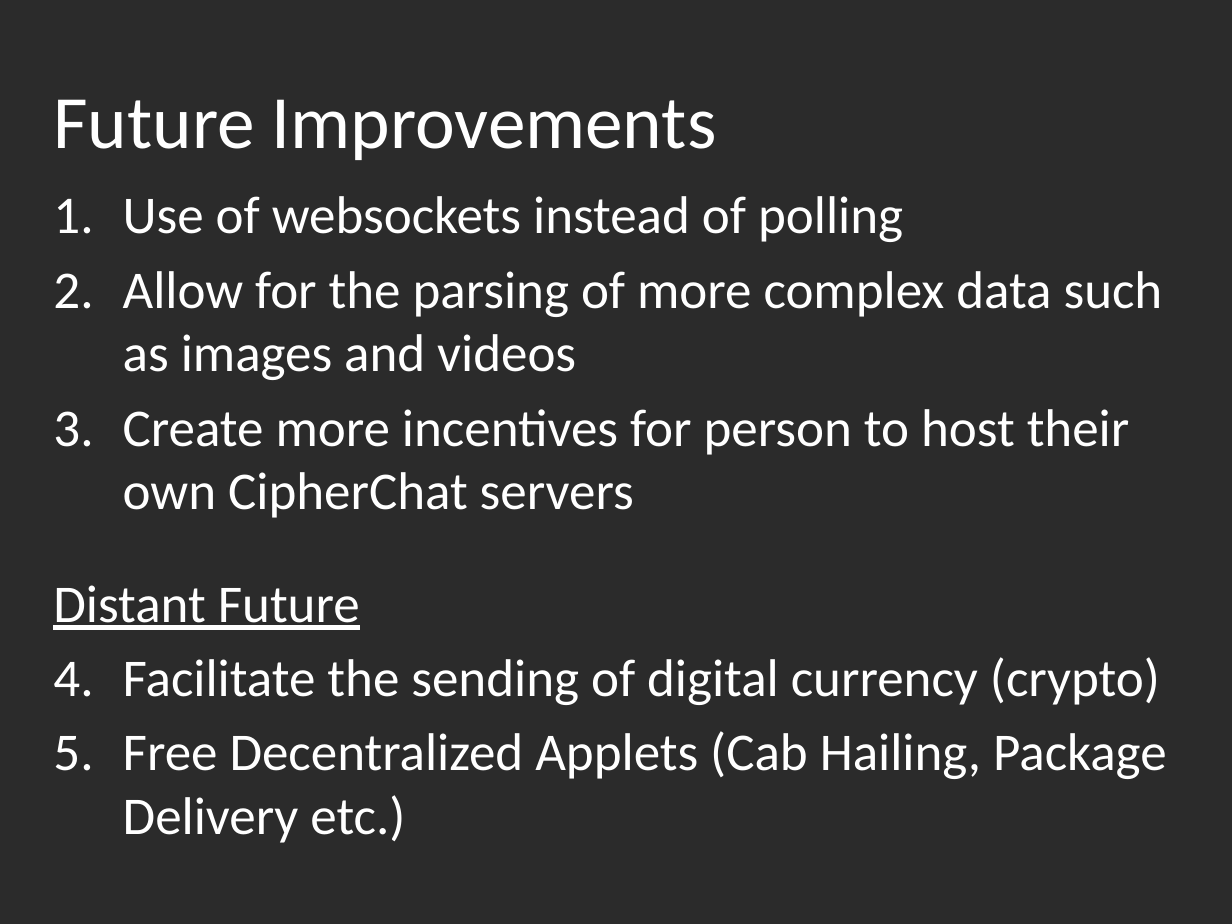
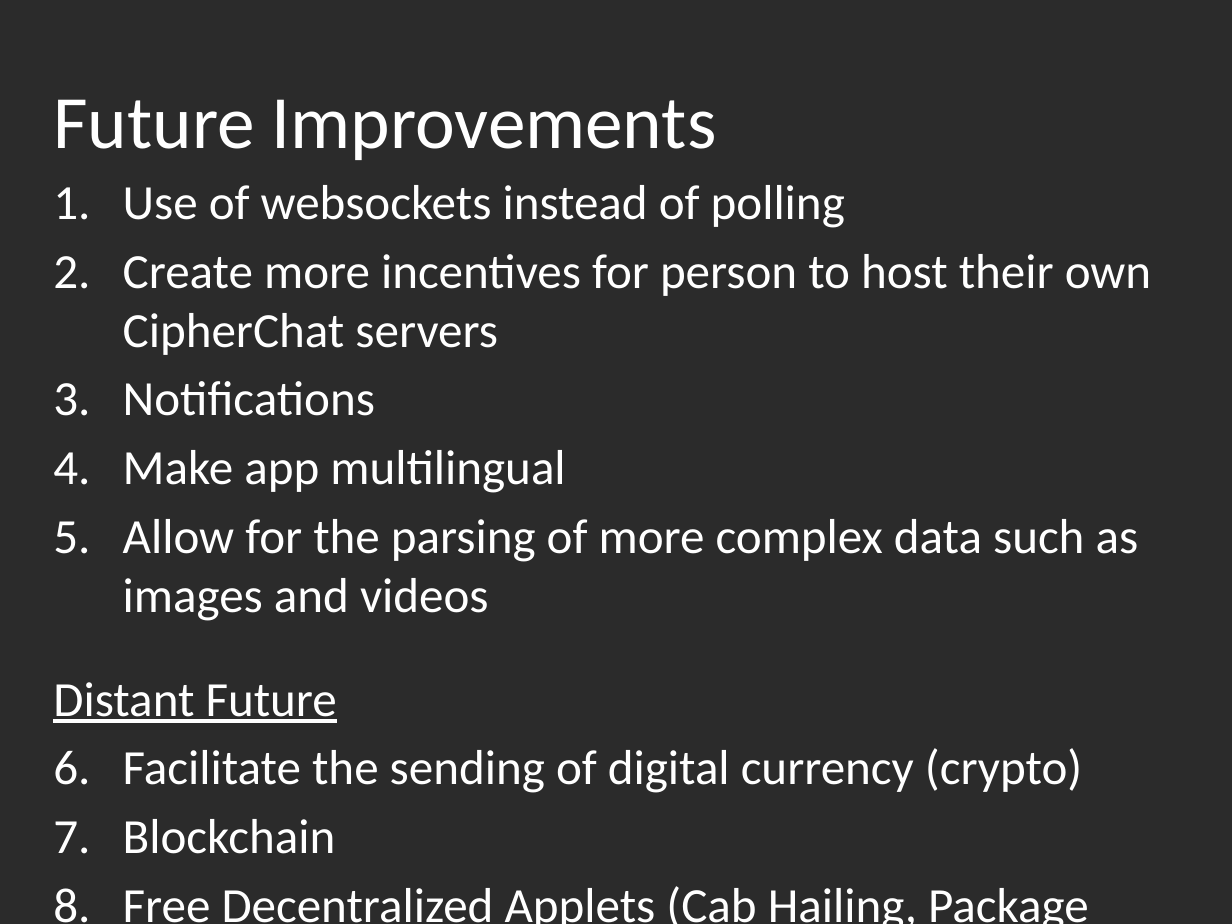
Before and after one commit to otboss/Mobile-Application-Tech-Year-3-Semester-2, a slide deck: slide 12 of SWEN3004/CipherChat Presentation.pptx (slide 11 before the commit). Drawn at 1232x924 pixels with LibreOffice and Linux fonts; fonts in the diff are those of the drawing; background and template pictures are left out; a plain dark background stands for a picture behind light text. Boxes give left, top, right and bottom in pixels: in the first picture for what was removed or moved away, otherwise in the second. Text is boxed around its words. In the diff, an @@ line names an element or a change of style, - is before the commit and + after.

Commit message:
Completed CipherChat

```diff
--- a/SWEN3004/CipherChat Presentation.pptx
+++ b/SWEN3004/CipherChat Presentation.pptx
@@ subtitle "Use of websockets instead of ...": place and size @@
-subtitle "Use of websockets instead of ..." at [53,196,1166,843]
+subtitle "Use of websockets instead of ..." at [53,185,1151,924]
@@ subtitle at [53,185,1139,924]: size 31 to 28.7 pt in "Use of websockets instead of polling", "Allow for the parsing of more complex ...", "Distant Future", "Facilitate the sending of digital currency (crypto)" and 1 more places @@
@@ subtitle at [123,254,1151,493]: paragraphs added @@
+2. Create more incentives for person to host their own CipherChat servers
+3. Notifications
+4. Make app multilingual
@@ subtitle at [123,409,1130,518]: paragraph removed @@
-3. Create more incentives for person to host their own CipherChat servers
@@ subtitle at [123,819,336,854]: paragraph added @@
+2. Blockchain
```
Also in this commit, not shown: 7 other slides changed, 1 slide added, 9 other files.
